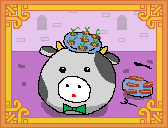
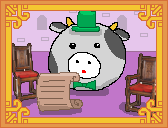
Layered file, before and after one edit (w=168, h=128). Changes by layer:
hid "story-bounce", moved it out of group "story" over [left=12, top=11, right=156, bottom=117]
added layer "Layer 17" in group "host" over [left=69, top=11, right=102, bottom=36]
added layer "Layer 14" in group "host" over [left=36, top=72, right=83, bottom=112]
added layer "Layer 13" in group "host" over [left=12, top=43, right=48, bottom=102]
added layer "Layer 12" in group "host" over [left=124, top=54, right=156, bottom=117]
hid "Layer 10" over [left=120, top=62, right=154, bottom=107]
added layer "Layer 16" in group "host" over [left=73, top=80, right=96, bottom=90]
hid "Layer 9" over [left=46, top=27, right=108, bottom=114]
painted on "Layer 8" over [left=38, top=17, right=130, bottom=115]
added layer "Layer 15" in group "host" over [left=12, top=87, right=156, bottom=116]
hid "Layer 11" over [left=18, top=60, right=153, bottom=117]
hid "story-socialise" over [left=12, top=11, right=156, bottom=117]
hid "Layer 1 copy 2", unmasked it over [left=12, top=11, right=156, bottom=117]
